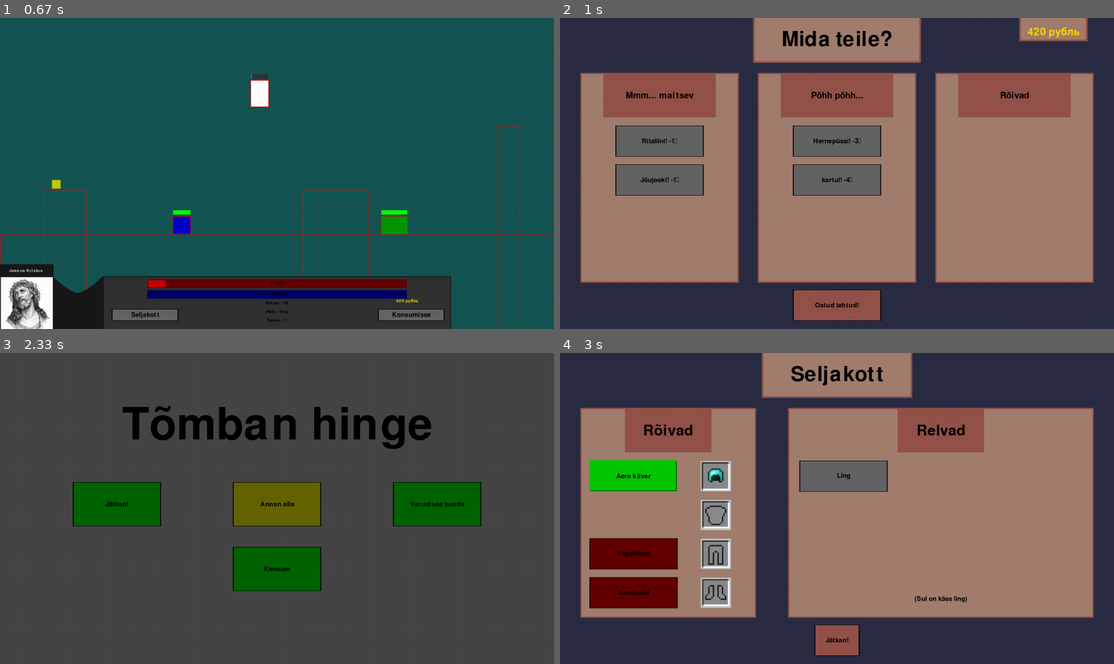
Above: before the commit, frames 1-4 (two rows, left to right).
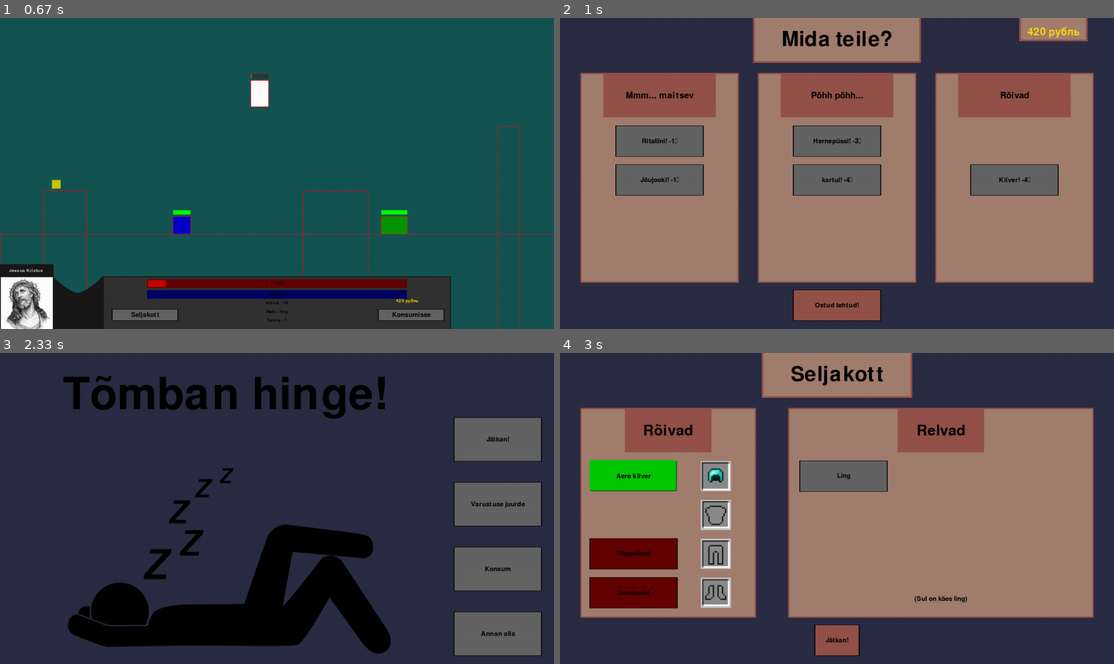
Above: after the commit, the same moments.

Repository: KarupoegPuhh/2020-projekt
Game: pygame game, started from MAIN.py
The game is run twice, just before and just after one commit, with the same random seed, the same clock (stepped at 60 frames per second) and the same inputs.
Inputs (mouse positions are in pixels of both pictures, inside the frame that each line leads up to):
- Up to frame 1 (0.67 s): click "Minek!" at 0.38 s
- Up to frame 2 (1 s): click "Konsumisse" at 0.72 s
- Up to frame 3 (2.33 s): click (454, 514) at 1.05 s, where only the run after the commit has a clickable "Kiiver! -4₽"; click "Ostud tehtud!" at 1.38 s; hold D 1.67-2.13 s; tap Space at 1.73, 2.03 s; tap P at 2.17 s
- Up to frame 4 (3 s): click "Varustuse juurde" at 2.55 s; click "Aero kiiver" at 2.88 s

Frame 1 is identical in both runs. In frame 2, 1.6% of the frame differs, in the area x 74-90%, y 47-58%; in frame 3, 99%, in the area x 0-100%, y 0-100%; in frame 4, nothing differs.

Commit message:
Pause menu update

Diff:
--- a/abi.py
+++ b/abi.py
@@ -38,6 +38,17 @@
 menu_headText = pg.font.Font(fontdir+"/RM.ttf", 50)
 menu_head1Text = pg.font.Font(fontdir+"/RM.ttf", 40)
 menu_head2Text = pg.font.Font(fontdir+"/RM.ttf", 30)
+
+#Pildid
+pea = pg.image.load(piltdir+"/pea.png")
+keha = pg.image.load(piltdir+"/keha.png")
+jalad = pg.image.load(piltdir+"/jalad.png")
+tossud = pg.image.load(piltdir+"/tossud.png")
+pea1 = pg.image.load(piltdir+"/pea1.png")
+keha1 = pg.image.load(piltdir+"/keha1.png")
+jalad1 = pg.image.load(piltdir+"/jalad1.png")
+tossud1 = pg.image.load(piltdir+"/tossud1.png")
+sleep = pg.image.load(piltdir+"/sleep.png")
 
 
 
--- a/maailm.py
+++ b/maailm.py
@@ -76,21 +76,18 @@
                 pg.quit()
                 quit()
 
-        aken.fill((70,70,70))
-        TextSurf, TextRect = text_objects("Tõmban hinge", largeText)
-        TextRect.center = ((laius // 2), (170))
-        aken.blit(TextSurf, TextRect)
-
-        keys = pg.key.get_pressed()
-
-        if keys [pg.K_i]:
-            inventory()
-
-
-        nupp(aken, "Jätkan!", 170, 300, 200, 100, (0,100,0), (0,255,0), unpause)
-        nupp(aken, "Annan alla", 540, 300, 200, 100, (100,100,0), (255,255,0), intro)
-        nupp(aken, "Varustuse juurde", 910, 300, 200, 100, (0,100,0), (0,255,0), seljakott)
-        nupp(aken, "Konsum", 540, 450, 200, 100, (0,100,0), (0,255,0), pood)
+        aken.fill((42,45,67))
+        TextSurf, TextRect = text_objects("Tõmban hinge!", largeText)
+        TextRect.center = ((520), (100))
+        aken.blit(TextSurf, TextRect)
+
+
+        nupp(aken, "Jätkan!", 1050, 150, 200, 100, (100,100,100), (15,113,115), unpause)
+        nupp(aken, "Varustuse juurde", 1050, 300, 200, 100, (100,100,100), (15,113,115), seljakott)
+        nupp(aken, "Konsum", 1050, 450, 200, 100, (100,100,100), (15,113,115), pood)
+        nupp(aken, "Annan alla", 1050, 600, 200, 100, (100,100,100), (15,113,115), intro)
+
+        aken.blit(sleep, (100,225))
 
         pg.display.update()
 
@@ -124,7 +121,7 @@
     railgun = Relvad(0.2, 0, 20, (4,217,255),10 , 0, False,"midagi erakordset", "EMP gun")
     #Varustus
     kasukas = Varustus(0, 5, False, False, "vammus")
-    kiiver = Varustus(1, 2, False, True, "rattakiiver")
+    kiiver = Varustus(1, 2, False, False, "rattakiiver")
     püksid = Varustus(2, 1, False, True, "viigipüksid")
     sandaalid = Varustus(5, 0, False, True, "sandaalid")
 
@@ -174,8 +171,8 @@
         for p1 in vastased:
             p1.draw()
 
-        for rah in rahad:
-            rah.draw()
+        for raha in rahad:
+            raha.draw()
         for kuul in kuulid:
             kuul.draw()
 
--- a/player_lisad.py
+++ b/player_lisad.py
@@ -30,7 +30,7 @@
             self.y = self.mkr-5
             self.kukkumas = False
 
-    def draw(self, aken):
+    def draw(self):
         pg.draw.circle(aken, (255,215,0), (self.x , self.y), 5)
 
 class Relvad:
--- a/pood_invnet.py
+++ b/pood_invnet.py
@@ -3,18 +3,6 @@
 from abi import *
 from player import *
 from player_lisad import *
-
-dirr = os.path.dirname(os.path.abspath(__file__))
-piltdir = dirr+"/pildid"
-
-pea = pg.image.load(piltdir+"/pea.png")
-keha = pg.image.load(piltdir+"/keha.png")
-jalad = pg.image.load(piltdir+"/jalad.png")
-tossud = pg.image.load(piltdir+"/tossud.png")
-pea1 = pg.image.load(piltdir+"/pea1.png")
-keha1 = pg.image.load(piltdir+"/keha1.png")
-jalad1 = pg.image.load(piltdir+"/jalad1.png")
-tossud1 = pg.image.load(piltdir+"/tossud1.png")
 
 #pood
 def pood():
@@ -97,6 +85,10 @@
         TextSurf, TextRect = text_objects("Rõivad", menu_head2Text)
         TextRect.center = (1050, 180)
         aken.blit(TextSurf, TextRect)
+
+        if not maailm.kiiver.unlocked:
+            nupp(aken, "Kiiver! -4₽", 950 , 340, 200, 70, (100,100,100), (15,113,115), kiiver_ost)
+
 
         #aken rahale ja raha
         pg.draw.rect(aken, (148, 82, 74), (1061,0,158,54))
@@ -159,6 +151,9 @@
         maailm.Tom.raha -= 1
         ost.play()
 
+def kiiver_ost():
+    maailm.kiiver.unlocked = True
+
 #Seljakott
 def seljakott():
     global sk
Binary file added: pildid/sleep.png
